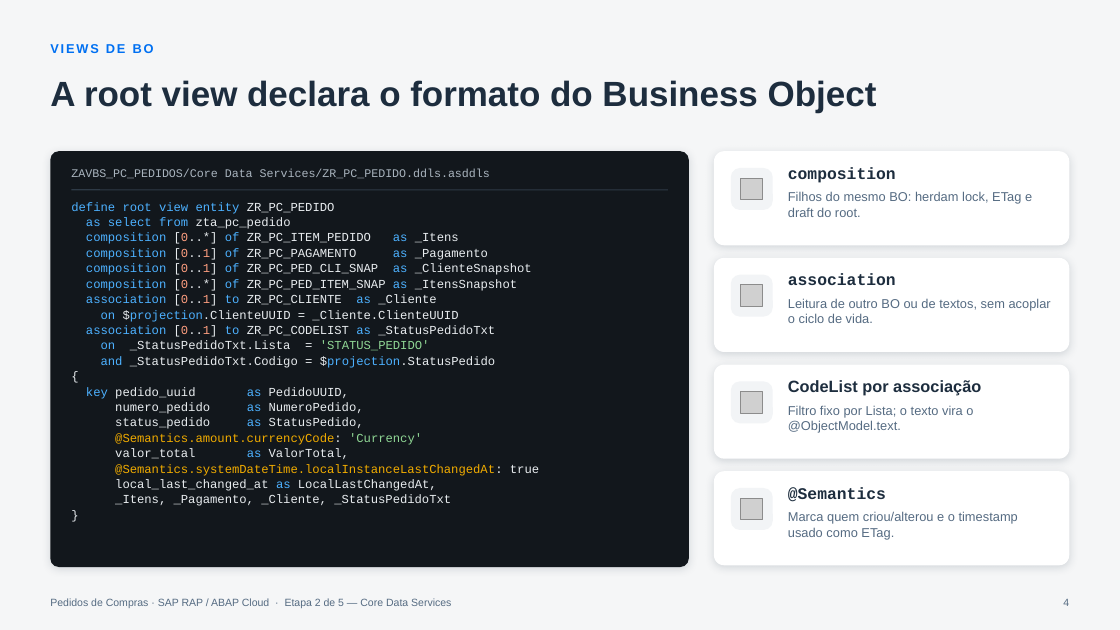
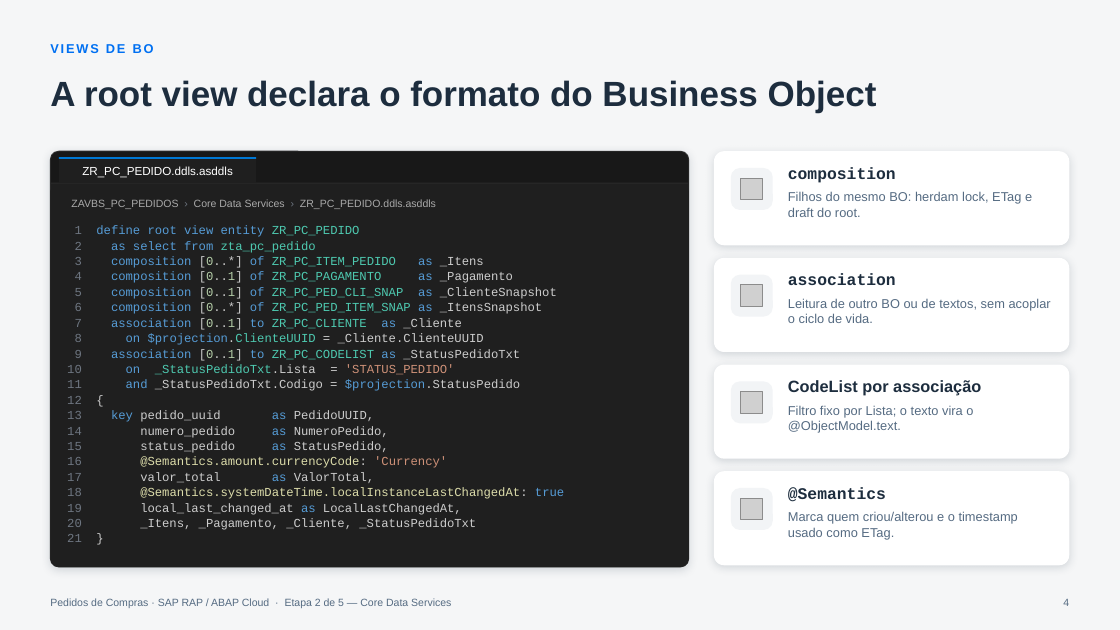
Before and after one commit to AdrianoBispo/sap-abap-rap-pedidos-de-compras-app, a slide deck: slide 4 of docs/apresentacoes/02-core-data-services.pptx. Drawn at 1120x630 pixels with LibreOffice and Linux fonts; fonts in the diff are those of the drawing; grey boxes stand for pictures. Boxes give left, top, right and bottom in pixels: in the first picture for what was removed or moved away, otherwise in the second. Text is boxed around its words. In the diff, an @@ line names an element or a change of style, - is before the commit and + after.

```diff
--- a/docs/apresentacoes/02-core-data-services.pptx
+++ b/docs/apresentacoes/02-core-data-services.pptx
@@ rounded rectangle at [50, 151, 689, 567]: fill #12171C to #181818; outline none to #2B2B2B 0.75 pt @@
@@ rectangle added at [59, 158, 256, 183], fill #1F1F1F, 10 pt, text #FFFFFF @@
+ZR_PC_PEDIDO.ddls.asddls
@@ line added from (59, 158) to (256, 158), #0078D4 1.5 pt @@
@@ rounded rectangle added at [50, 183, 689, 567], fill #1F1F1F @@
@@ line moved from (71, 190) - (668, 190) to (51, 183) - (688, 183) @@
@@ line (51, 183) - (688, 183): stroke #2E3A46 1 pt to #2B2B2B 0.75 pt @@
@@ rectangle added at [51, 183, 688, 196], fill #1F1F1F @@
@@ text at [71, 199, 436, 209]: text changed; size 10 to 9 pt; font Courier New to Arial; text colour #A9B4BE to #A9A9A9 @@
-ZAVBS_PC_PEDIDOS/Core Data Services/ZR_PC_PEDIDO.ddls.asddls
+ZAVBS_PC_PEDIDOS › Core Data Services › ZR_PC_PEDIDO.ddls.asddls
@@ text at [75, 226, 564, 530]: text changed; text colour #E8ECEF to #CCCCCC @@
-define root view entity ZR_PC_PEDIDO
-as select from zta_pc_pedido
-composition [0..*] of ZR_PC_ITEM_PEDIDO as _Itens
-composition [0..1] of ZR_PC_PAGAMENTO as _Pagamento
-composition [0..1] of ZR_PC_PED_CLI_SNAP as _ClienteSnapshot
-composition [0..*] of ZR_PC_PED_ITEM_SNAP as _ItensSnapshot
-association [0..1] to ZR_PC_CLIENTE as _Cliente
-on $projection.ClienteUUID = _Cliente.ClienteUUID
-association [0..1] to ZR_PC_CODELIST as _StatusPedidoTxt
-on _StatusPedidoTxt.Lista = 'STATUS_PEDIDO'
-and _StatusPedidoTxt.Codigo = $projection.StatusPedido
-{
-key pedido_uuid as PedidoUUID,
-numero_pedido as NumeroPedido,
-status_pedido as StatusPedido,
-@Semantics.amount.currencyCode: 'Currency'
-valor_total as ValorTotal,
-@Semantics.systemDateTime.localInstanceLastChangedAt: true
-local_last_changed_at as LocalLastChangedAt,
-_Itens, _Pagamento, _Cliente, _StatusPedidoTxt
-}
+1 define root view entity ZR_PC_PEDIDO
+2 as select from zta_pc_pedido
+3 composition [0..*] of ZR_PC_ITEM_PEDIDO as _Itens
+4 composition [0..1] of ZR_PC_PAGAMENTO as _Pagamento
+5 composition [0..1] of ZR_PC_PED_CLI_SNAP as _ClienteSnapshot
+6 composition [0..*] of ZR_PC_PED_ITEM_SNAP as _ItensSnapshot
+7 association [0..1] to ZR_PC_CLIENTE as _Cliente
+8 on $projection.ClienteUUID = _Cliente.ClienteUUID
+9 association [0..1] to ZR_PC_CODELIST as _StatusPedidoTxt
+10 on _StatusPedidoTxt.Lista = 'STATUS_PEDIDO'
+11 and _StatusPedidoTxt.Codigo = $projection.StatusPedido
+12 {
+13 key pedido_uuid as PedidoUUID,
+14 numero_pedido as NumeroPedido,
+15 status_pedido as StatusPedido,
+16 @Semantics.amount.currencyCode: 'Currency'
+17 valor_total as ValorTotal,
+18 @Semantics.systemDateTime.localInstanceLastChangedAt: true
+19 local_last_changed_at as LocalLastChangedAt,
+20 _Itens, _Pagamento, _Cliente, _StatusPedidoTxt
+21 }
```
Also in this commit, not shown: 6 other slides changed, 4 other files.
